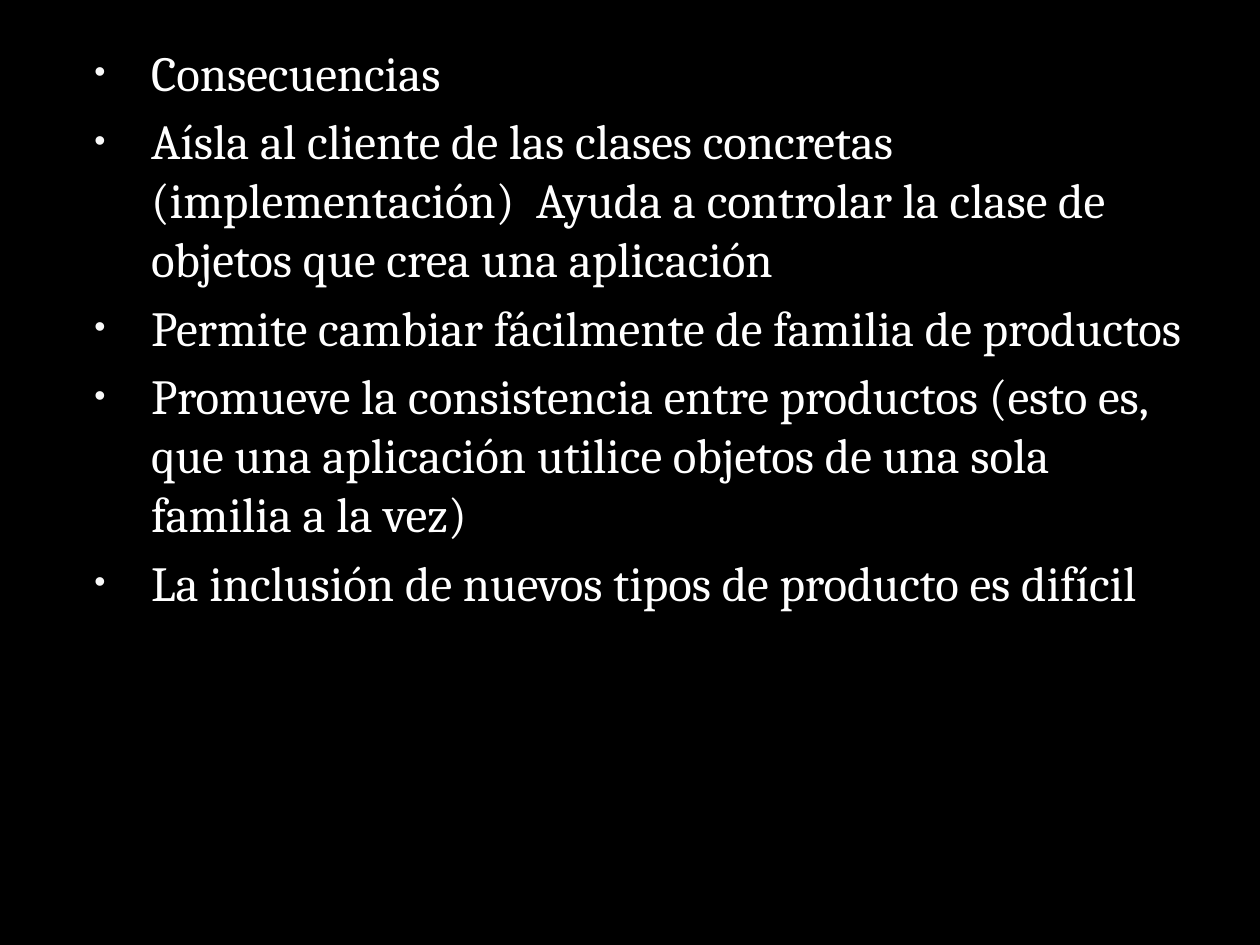
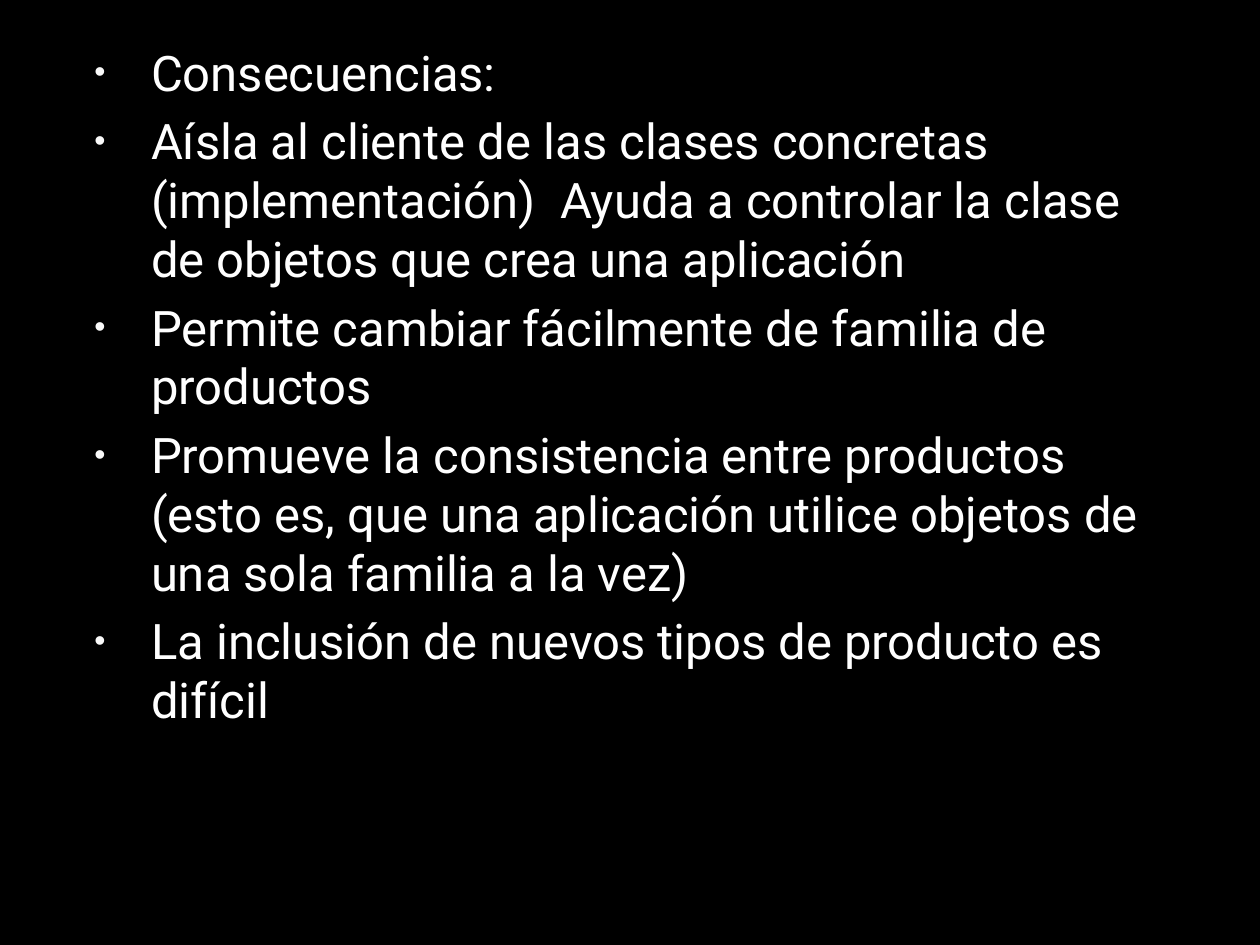
Before and after one commit to AnhellO/DAS_Sistemas, a slide deck: slide 7 of Ago-Dic-2017/Luis Estrada/Practica 2/ABSTRACT FACTORY.pptx. Drawn at 1260x945 pixels with LibreOffice and Linux fonts; fonts in the diff are those of the drawing; background and template pictures are left out. Boxes give left, top, right and bottom in pixels: in the first picture for what was removed or moved away, otherwise in the second. Text is boxed around its words. In the diff, an @@ line names an element or a change of style, - is before the commit and + after.

```diff
--- a/Ago-Dic-2017/Luis Estrada/Practica 2/ABSTRACT FACTORY.pptx
+++ b/Ago-Dic-2017/Luis Estrada/Practica 2/ABSTRACT FACTORY.pptx
@@ text at (151, 55, 496, 92): text changed; font Cambria to Roboto @@
-• Consecuencias
+• Consecuencias:
@@ text at (151, 122, 1138, 719): font Cambria to Roboto @@
```
Also in this commit, not shown: 8 other slides changed, 1 slide added, 2 slides removed, 1 other file.
